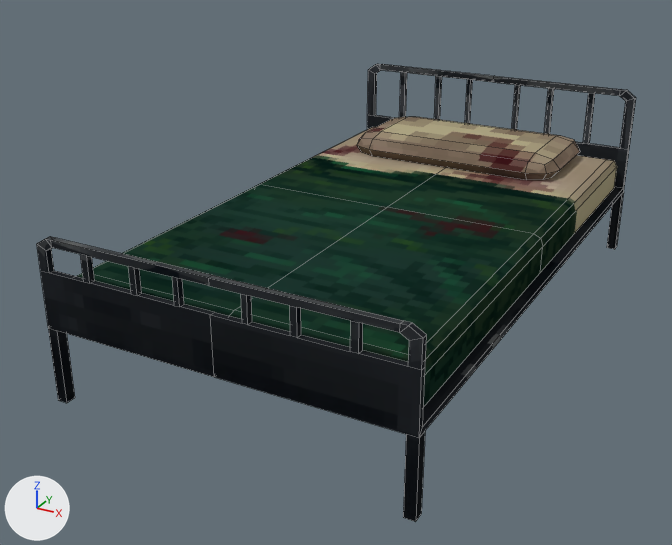
The Blender file HorrorGamePrototype/Assets/Models/bed.blend as it was, and as the next commit left it.
One viewpoint serves both versions: a 50 mm lens placed at (1.26, -2.65, 1.42), pointed at (-0.1, -0.17, 0.19). The lights are fixed; the arrows at lower left show +X, +Y and +Z. Mesh edges are drawn as thin lines.

Script lines for the objects in view, before the commit:
```python
me_cube_005 = bpy.data.meshes.new('Cube.005')
me_cube_005.from_pydata(...)  # 34 vertices, 32 faces; spans x -0.53..0.53, y -0.95..0.95, z -0.06..0.06
me_cube_005.materials.append(mat_bedmaterial)  # picture img_bedtextures_png
me_plane_005 = bpy.data.meshes.new('Plane.005')
me_plane_005.from_pydata(...)  # 206 vertices, 185 faces; spans x -0.57..0.57, y -0.99..0.98, z 0.0..0.63
me_plane_005.materials.append(mat_bedmaterial)  # picture img_bedtextures_png
me_roundcube_001 = bpy.data.meshes.new('Roundcube.001')
me_roundcube_001.from_pydata(...)  # 44 vertices, 42 faces; spans x -0.411..0.411, y -0.23..0.23, z -0.047..0.047
me_roundcube_001.materials.append(mat_bedmaterial)  # picture img_bedtextures_png
ob_bed = bpy.data.objects.new('bed', me_cube_005)
ob_bed.location = (0.0, 0.0, 0.316)
ob_bedframe = bpy.data.objects.new('bedFrame', me_plane_005)
ob_bedframe.location = (0.0, 0.0, 0.0)
ob_bedpillow = bpy.data.objects.new('bedPillow', me_roundcube_001)
ob_bedpillow.location = (0.0, 0.711, 0.411)
```
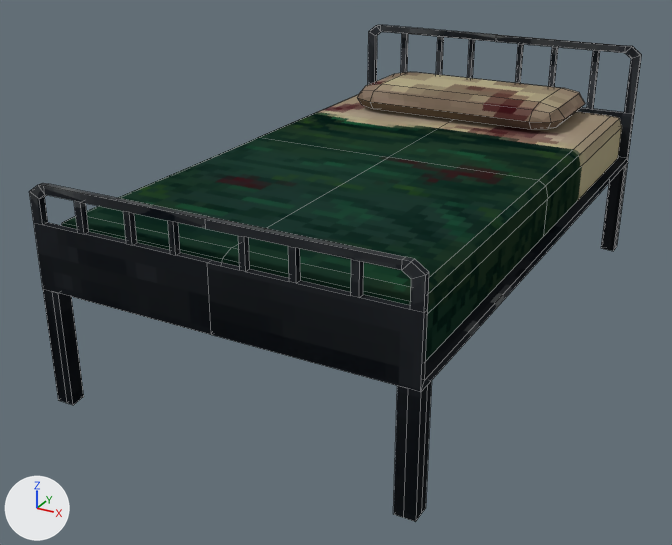
Changed parts and their boxes (x1, y1, x2, y2) in the pictures (672 x 545 px):
'bed', moved, rescaled
    before: (77, 127, 617, 406)
    after: (61, 94, 622, 361)
'bedFrame', reshaped, moved, rescaled (8% taller)
    before: (37, 64, 636, 522)
    after: (29, 25, 642, 522)
'bedPillow', moved
    before: (357, 117, 580, 180)
    after: (357, 72, 585, 129)
part 1 of me_plane_005, built on
    before: (48, 192, 624, 522)
    after: (43, 163, 628, 522)

The edits, one by one:
me_plane_005 is used by ob_bedframe; location (0.0, 0.0, 0.0).
me_plane_005 had 206 vertices, 185 faces and spanned x -0.57..0.57, y -0.99..0.98, z 0.0..0.63.
me_plane_005 now has 230 vertices, 209 faces and spans x -0.57..0.57, y -0.99..0.98, z -0.08..0.63.
Part 1, on me_plane_005:
20 faces are deleted.
8 vertices in x -0.57..0.57, y -0.99..0.98, z 0.0 move by (0.0, 0.0, -0.08).
8 vertices move from x -0.57..0.57, y -0.99..0.98, z 0.0 to x -0.57..0.57, y -0.99..0.98, z 0.23.
8 vertices are added at x -0.52..0.52, y -0.94..0.93, z -0.08..0.23.
16 new vertices lie (0.0, 0.0, -0.31) away from vertices in x -0.57..0.57, y -0.99..0.98, z 0.0..0.23.
44 new faces join them.
Object 'bedPillow' (ob_bedpillow) moves from (0.0, 0.711, 0.411) to (0.0, 0.711, 0.598).
Object 'bed' (ob_bed) moves from (0.0, 0.0, 0.316) to (0.0, 0.0, 0.463).
Object 'bed' (ob_bed) is rescaled from (1.0, 1.0, 1.0) to (1.0, 1.0, 1.4).
Object 'bedFrame' (ob_bedframe) moves from (0.0, 0.0, 0.0) to (0.0, 0.0, 0.094).
Object 'bedFrame' (ob_bedframe) is rescaled from (1.0, 1.0, 1.0) to (1.0, 1.0, 1.11).
